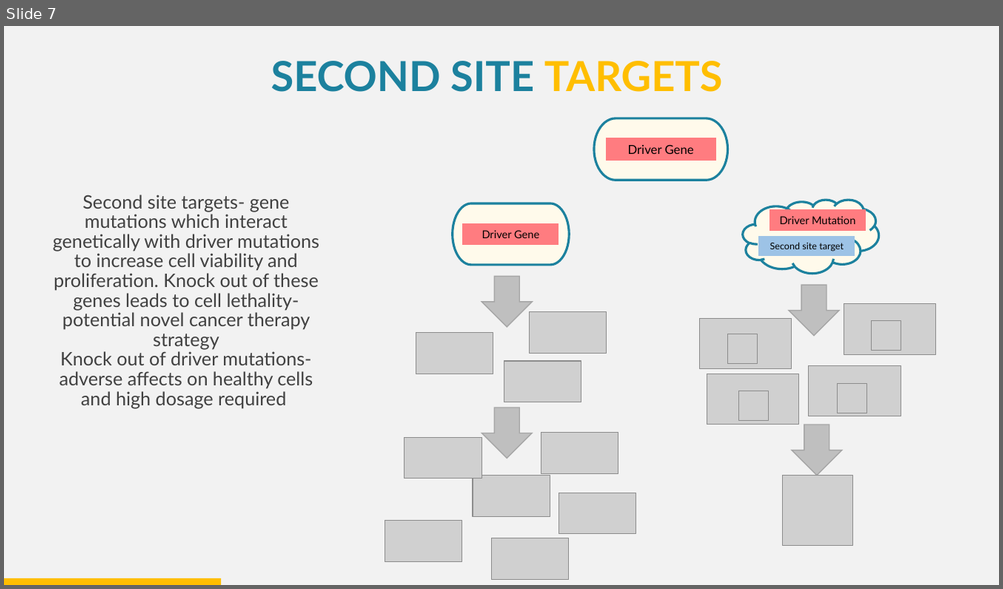
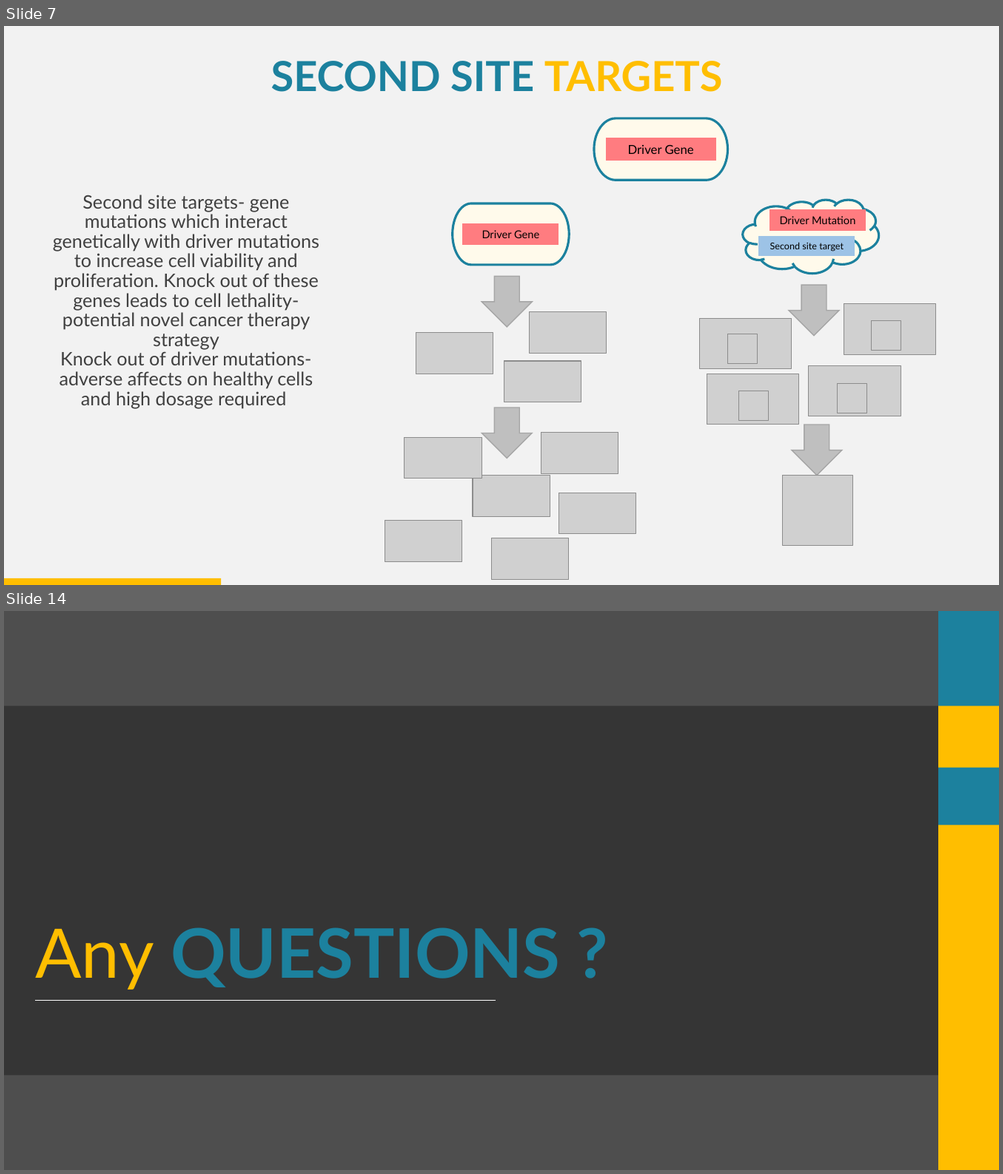
Before and after one commit to datascience-mobi/group-04-project-1-4, a slide deck: Folien Elias.pptx. Shown one above the other, each under a label of ours: slide 7 before the commit, slides 7 and 14 after it; the slides between them are not shown. The pictures are 1003x589 and 1003x1174 pixels, drawn with LibreOffice and Linux fonts; fonts in the diff are those of the drawing; grey boxes stand for pictures; background and template pictures are left out. Boxes give left, top, right and bottom in pixels: in the first picture for what was removed or moved away, otherwise in the second. Text is boxed around its words. In the diff, an @@ line names an element or a change of style, - is before the commit and + after.

```diff
--- a/Folien Elias.pptx
+++ b/Folien Elias.pptx
@@ slide 14 added at (4, 611, 999, 1170), background picture (left out) @@
@@ rounded rectangle added at (4, 611, 999, 1170), fill #262626 at 81% opacity @@
@@ rectangle added at (938, 611, 999, 1170), fill #FFBE00 @@
@@ rectangle added at (938, 611, 999, 706), fill #1C819E @@
@@ rounded rectangle added at (4, 706, 999, 1075), fill #262626 at 61% opacity @@
@@ rectangle added at (938, 768, 999, 825), fill #1C819E @@
@@ text added at (35, 928, 560, 990), 66 pt, text #1C819E, bold @@
+Any QUESTIONS ?
@@ line added from (35, 1000) to (495, 1000), #FFFFFF 1 pt @@
```
Also in this commit, not shown: 13 slides changed, 3 other slides added, 4 slides removed.
